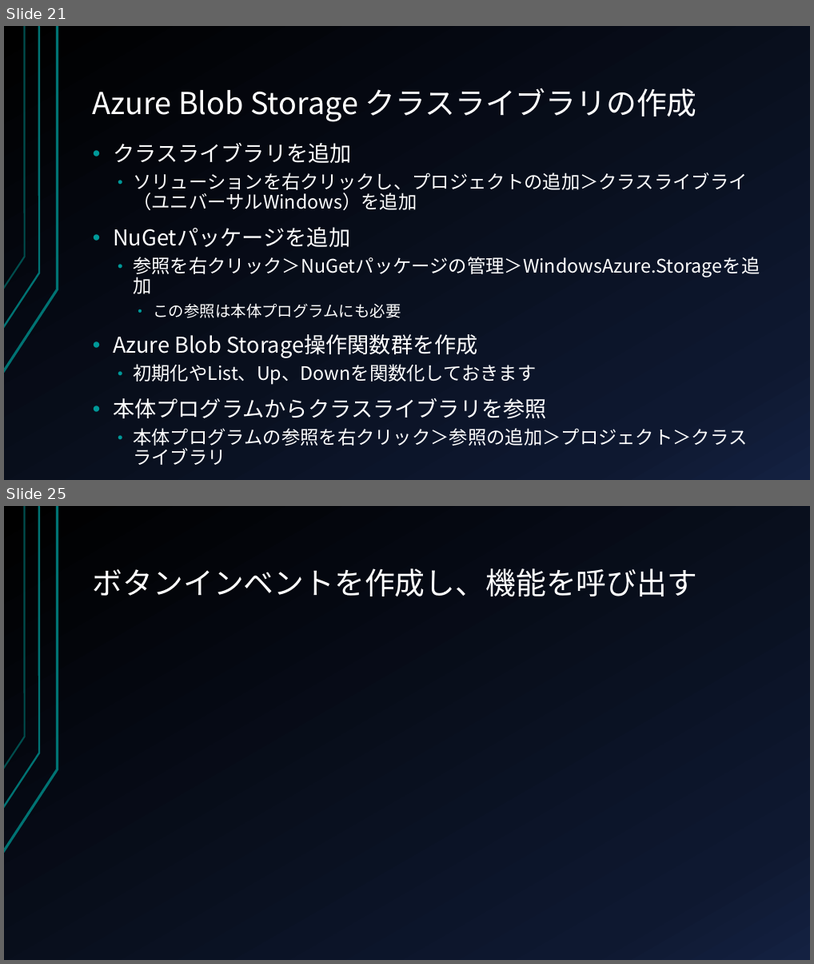
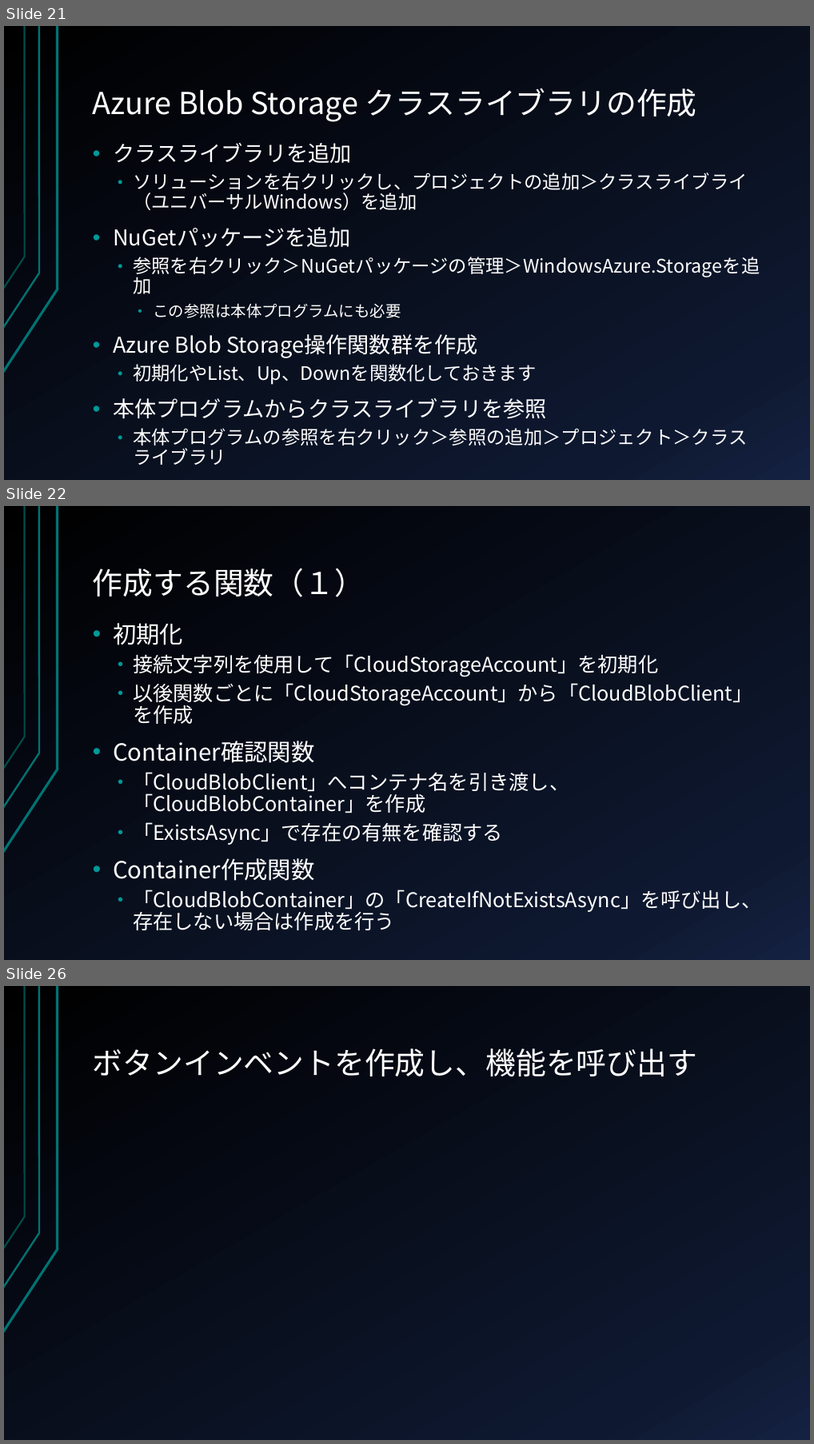
Before and after one commit to CryEarth/StorageUWPApps, a slide deck: チュートリアルなど.pptx. Shown one above the other, each under a label of ours: slides 21 and 25 before the commit, slides 21, 22 and 26 after it; the slides between them are not shown. The pictures are 814x964 and 814x1444 pixels, drawn with LibreOffice and Linux fonts; fonts in the diff are those of the drawing. Boxes give left, top, right and bottom in pixels: in the first picture for what was removed or moved away, otherwise in the second. Text is boxed around its words. In the diff, an @@ line names an element or a change of style, - is before the commit and + after.

```diff
--- a/チュートリアルなど.pptx
+++ b/チュートリアルなど.pptx
@@ slide 22 added at <box>4,506,810,960</box>, background gradient #000000 to #0F1931 to #142242; not listed: 3 template elements that a slide beside it also shows @@
@@ title added at <box>93,568,365,597</box>, 36 pt, text #FFFFFF @@
+作成する関数（１）
@@ text added at <box>113,623,762,930</box>, 24 pt, text #FFFFFF @@
+• 初期化
+  • 接続文字列を使用して「CloudStorageAccount」を初期化
+  • 以後関数ごとに「CloudStorageAccount」から「CloudBlobClient」を作成
+• Container確認関数
+  • 「CloudBlobClient」へコンテナ名を引き渡し、「CloudBlobContainer」を作成
+  • 「ExistsAsync」で存在の有無を確認する
+• Container作成関数
+  • 「CloudBlobContainer」の「CreateIfNotExistsAsync」を呼び出し、存在しない場合は作成を行う
@@ what was slide 25 is now slide 26 @@
```
Also in this commit, not shown: 3 slides changed, 1 other slide added, 6 other files.
